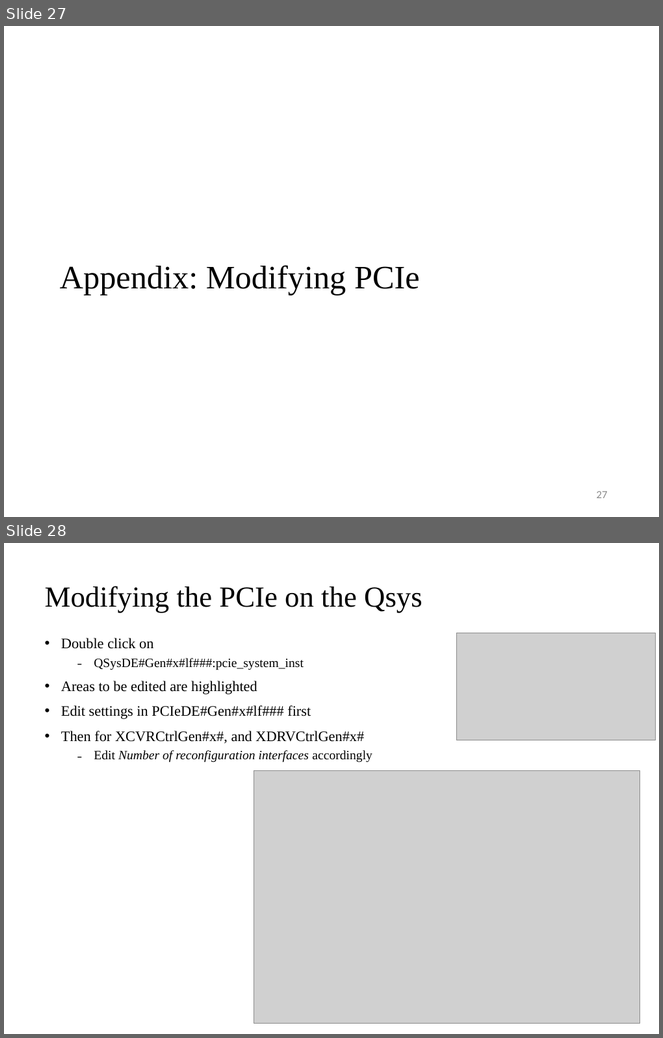
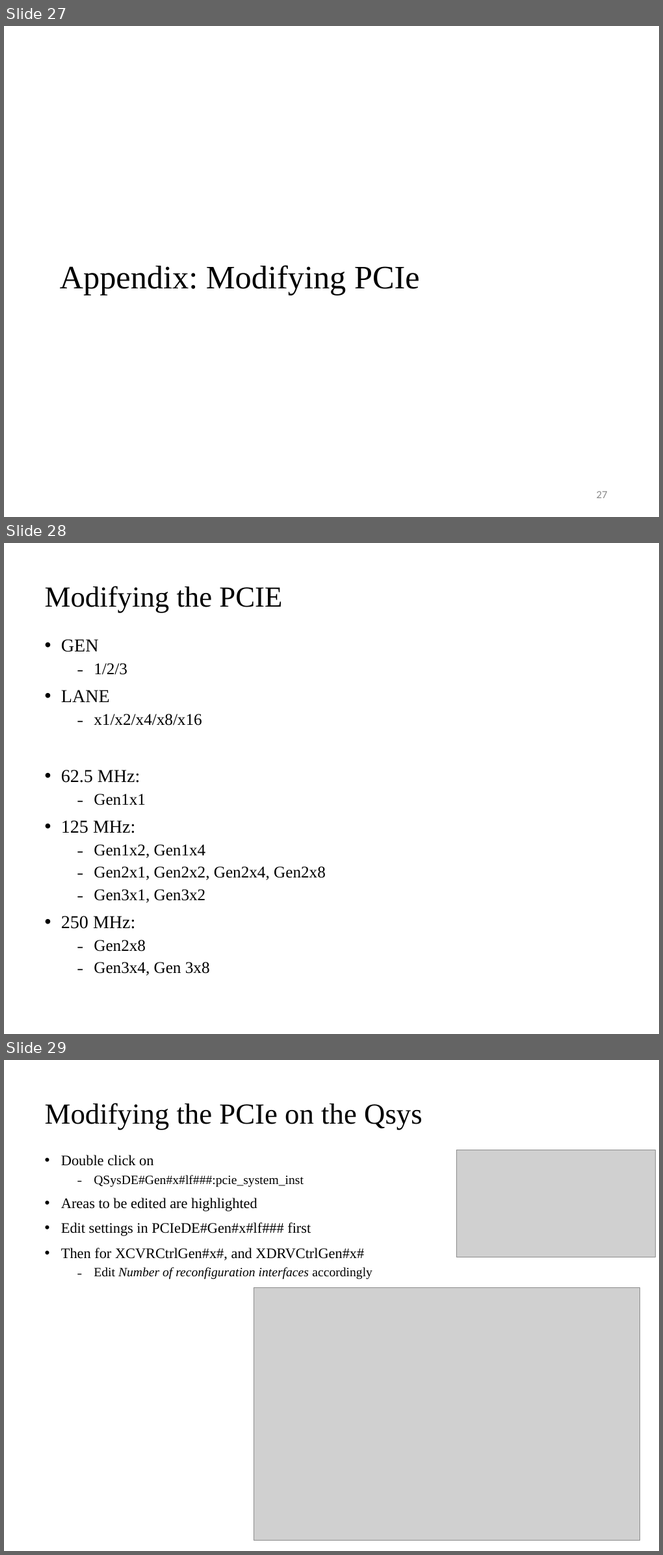
Before and after one commit to b03901165Shih/2019-FPGA-training-course, a slide deck: 2019_riffa_tutorial.pptx. Shown one above the other, each under a label of ours: slides 27 and 28 before the commit, slides 27, 28 and 29 after it. The pictures are 663x1038 and 663x1555 pixels, drawn with LibreOffice and Linux fonts; fonts in the diff are those of the drawing; grey boxes stand for pictures. Boxes give left, top, right and bottom in pixels: in the first picture for what was removed or moved away, otherwise in the second. Text is boxed around its words. In the diff, an @@ line names an element or a change of style, - is before the commit and + after.

```diff
--- a/2019_riffa_tutorial.pptx
+++ b/2019_riffa_tutorial.pptx
@@ slide 28 added at <box>4,543,659,1034</box>, background #FFFFFF @@
@@ title added at <box>45,586,282,613</box>, 32 pt, text #000000 @@
+Modifying the PCIE
@@ text added at <box>61,639,326,976</box>, 18 pt, text #000000 @@
+• GEN
+  ˗ 1/2/3
+• LANE
+  ˗ x1/x2/x4/x8/x16
+• 62.5 MHz:
+  ˗ Gen1x1
+• 125 MHz:
+  ˗ Gen1x2, Gen1x4
+  ˗ Gen2x1, Gen2x2, Gen2x4, Gen2x8
+  ˗ Gen3x1, Gen3x2
+• 250 MHz:
+  ˗ Gen2x8
+  ˗ Gen3x4, Gen 3x8
@@ what was slide 28 is now slide 29 @@
```
Also in this commit, not shown: 1 slide changed, 1 slide removed.
